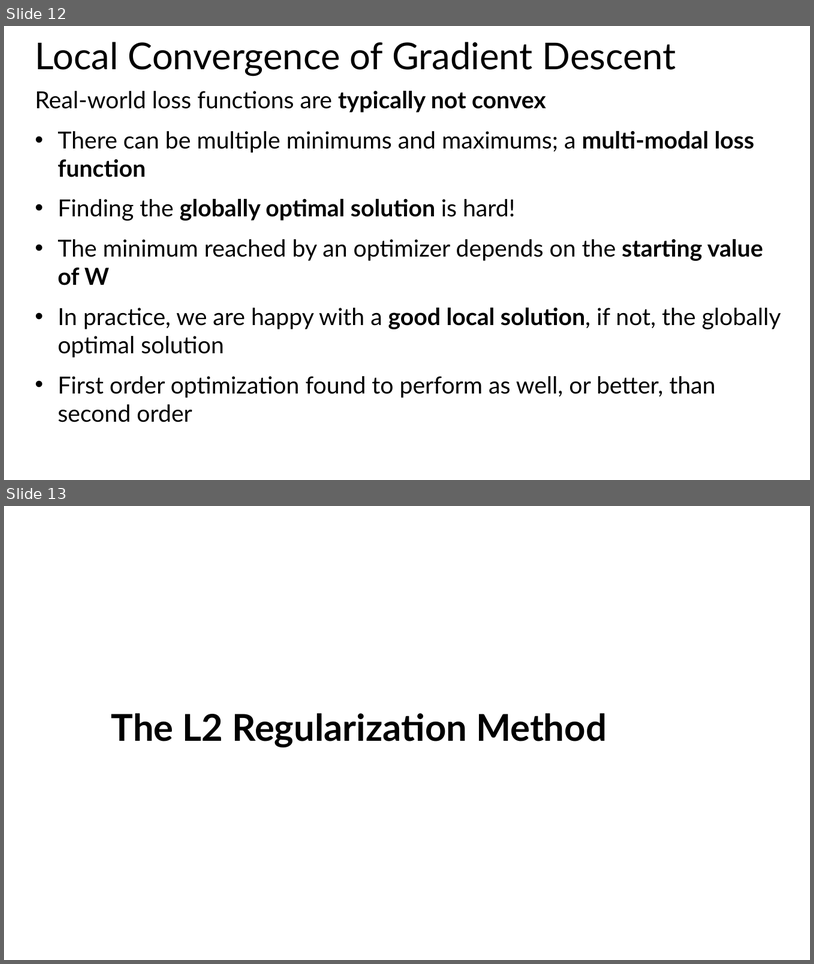
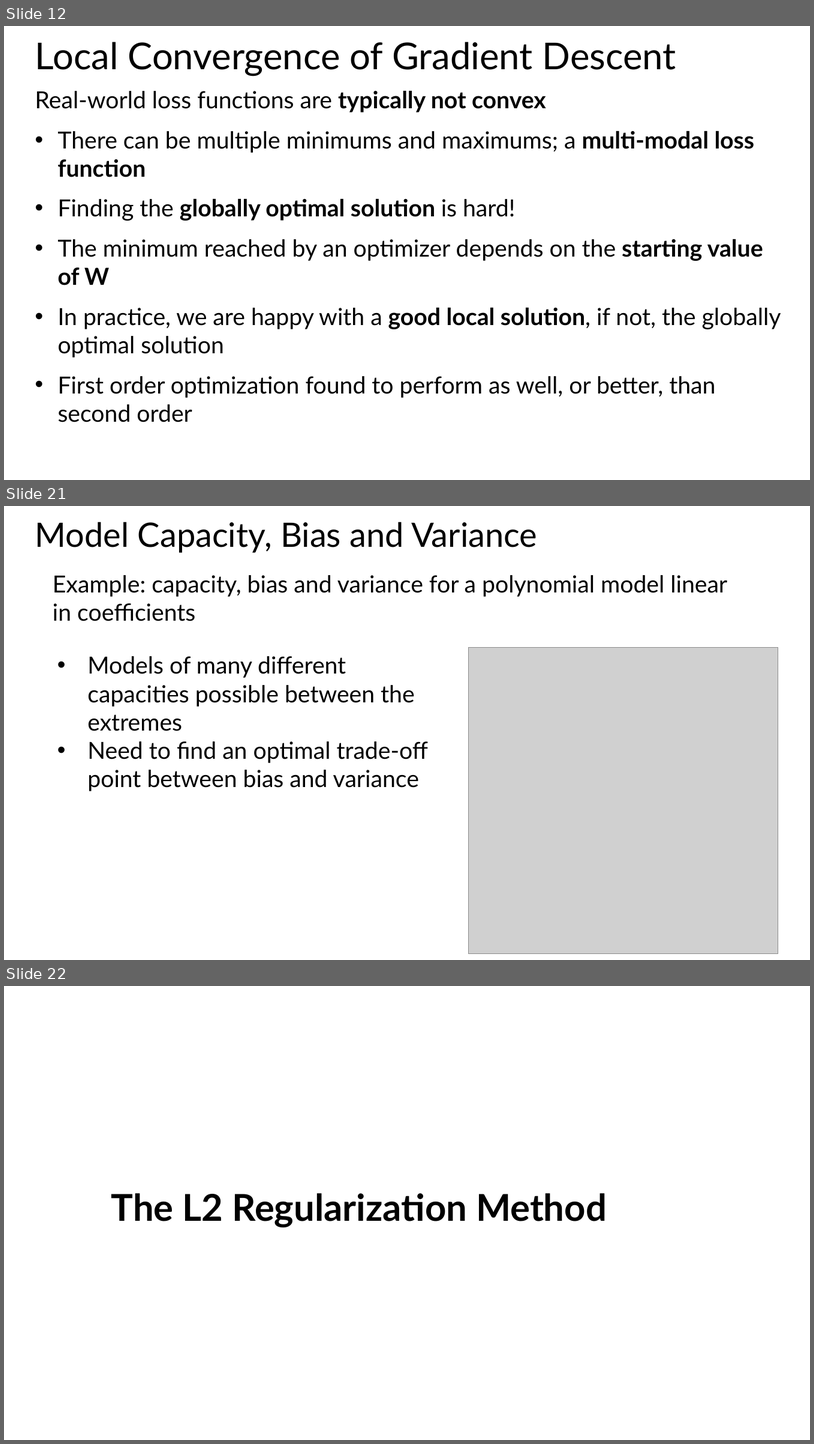
Before and after one commit to StephenElston/MachineLearning530, a slide deck: Lesson4/4_OptimizationRegularization.pptx. Shown one above the other, each under a label of ours: slides 12 and 13 before the commit, slides 12, 21 and 22 after it; the slides between them are not shown. The pictures are 814x964 and 814x1444 pixels, drawn with LibreOffice and Linux fonts; fonts in the diff are those of the drawing; grey boxes stand for pictures. Boxes give left, top, right and bottom in pixels: in the first picture for what was removed or moved away, otherwise in the second. Text is boxed around its words. In the diff, an @@ line names an element or a change of style, - is before the commit and + after.

```diff
--- a/Lesson4/4_OptimizationRegularization.pptx
+++ b/Lesson4/4_OptimizationRegularization.pptx
@@ slide 21 added at (x1=4, y1=506, x2=810, y2=960), background #FFFFFF @@
@@ text added at (x1=35, y1=522, x2=537, y2=553), 40 pt, text #000000 @@
+Model Capacity, Bias and Variance
@@ text added at (x1=53, y1=575, x2=728, y2=621), 28 pt, text #000000 @@
+Example: capacity, bias and variance for a polynomial model linear in coefficients
@@ picture added at (x1=468, y1=648, x2=779, y2=954) @@
@@ text added at (x1=87, y1=656, x2=428, y2=791), 28 pt, text #000000 @@
+• Models of many different capacities possible between the extremes
+• Need to find an optimal trade-off point between bias and variance
@@ what was slide 13 is now slide 22 @@
```
Also in this commit, not shown: 9 other slides added.
